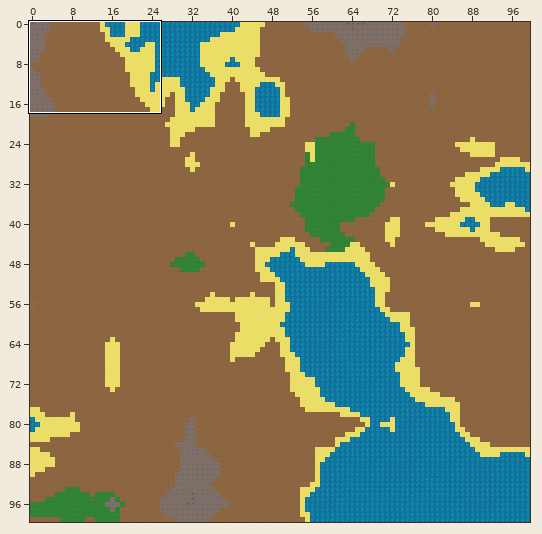
Two versions of a level (Tiled map, Graphics/Tileset/map.tmx). The picture above shows the old version from afar; the outline marks the close-up.
Close-up. Earlier state:
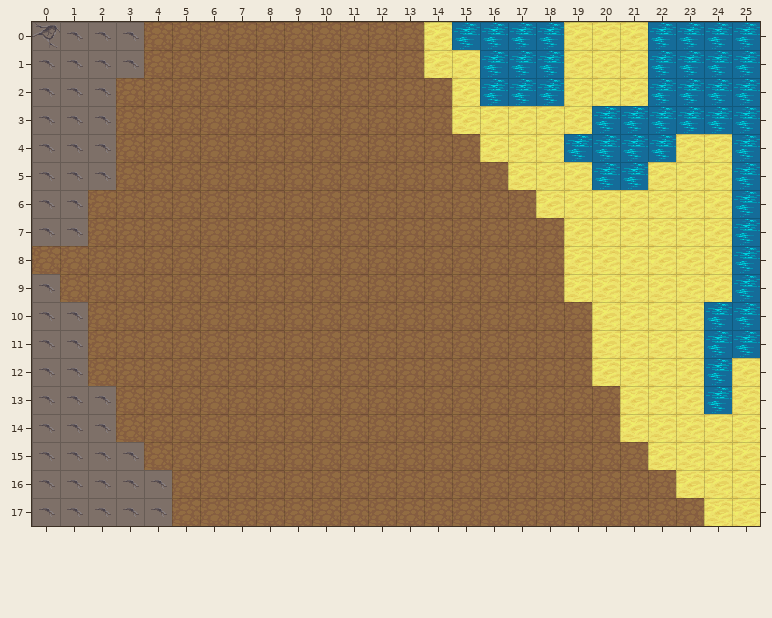
Cells are 32x32 px. Shown: x 0..25, y 0..17. The commit also changed other parts of the map, which this record leaves out.
After the commit:
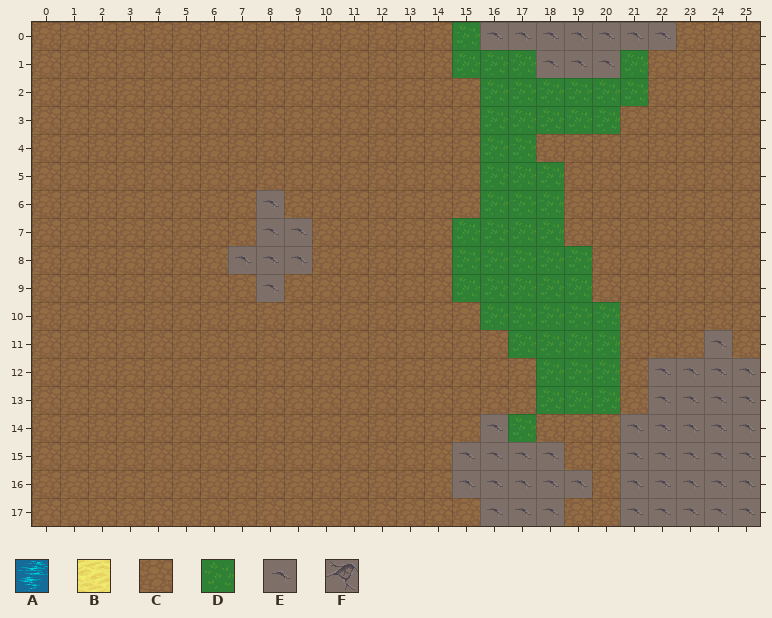
Key: from "map": A 1, B 2, C 3, D 4, E 5, F 6.
_ is an empty cell.
Diff:
Layer "Tile Layer 1":
y 0: x 0..3 FEEE -> CCCC; x 14..25 BAAAABBBAAAA -> CDEEEEEEECCC
y 1: x 0..3 EEEE -> CCCC; x 14..25 BBAAABBBAAAA -> CDDDEEEDCCCC
y 2: x 0..2 EEE -> CCC; x 15..25 BAAABBBAAAA -> CDDDDDDCCCC
y 3: x 0..2 EEE -> CCC; x 15..25 BBBBBAAAAAA -> CDDDDDCCCCC
y 4: x 0..2 EEE -> CCC; x 16..25 BBBAAAABBA -> DDCCCCCCCC
y 5: x 0..2 EEE -> CCC; x 16..25 CBBBAABBBA -> DDDCCCCCCC
y 6: x 0..1 EE -> CC; x 8 C -> E; x 16..25 CCBBBBBBBA -> DDDCCCCCCC
y 7: x 0..1 EE -> CC; x 8..9 CC -> EE; x 15..25 CCCCBBBBBBA -> DDDDCCCCCCC
y 8: x 7..9 CCC -> EEE; x 15..25 CCCCBBBBBBA -> DDDDDCCCCCC
y 9: x 0 E -> C; x 8 C -> E; x 15..25 CCCCBBBBBBA -> DDDDDCCCCCC
y 10: x 0..1 EE -> CC; x 16..25 CCCCBBBBAA -> DDDDDCCCCC
y 11: x 0..1 EE -> CC; x 17..25 CCCBBBBAA -> DDDDCCCEC
y 12: x 0..1 EE -> CC; x 18..25 CCBBBBAB -> DDDCEEEE
y 13: x 0..2 EEE -> CCC; x 18..25 CCCBBBAB -> DDDCEEEE
y 14: x 0..2 EEE -> CCC; x 16..17 CC -> ED; x 21..25 BBBBB -> EEEEE
y 15: x 0..3 EEEE -> CCCC; x 15..18 CCCC -> EEEE; x 21..25 CBBBB -> EEEEE
y 16: x 0..4 EEEEE -> CCCCC; x 15..19 CCCCC -> EEEEE; x 21..25 CCBBB -> EEEEE
y 17: x 0..4 EEEEE -> CCCCC; x 16..18 CCC -> EEE; x 21..25 CCCBB -> EEEEE
